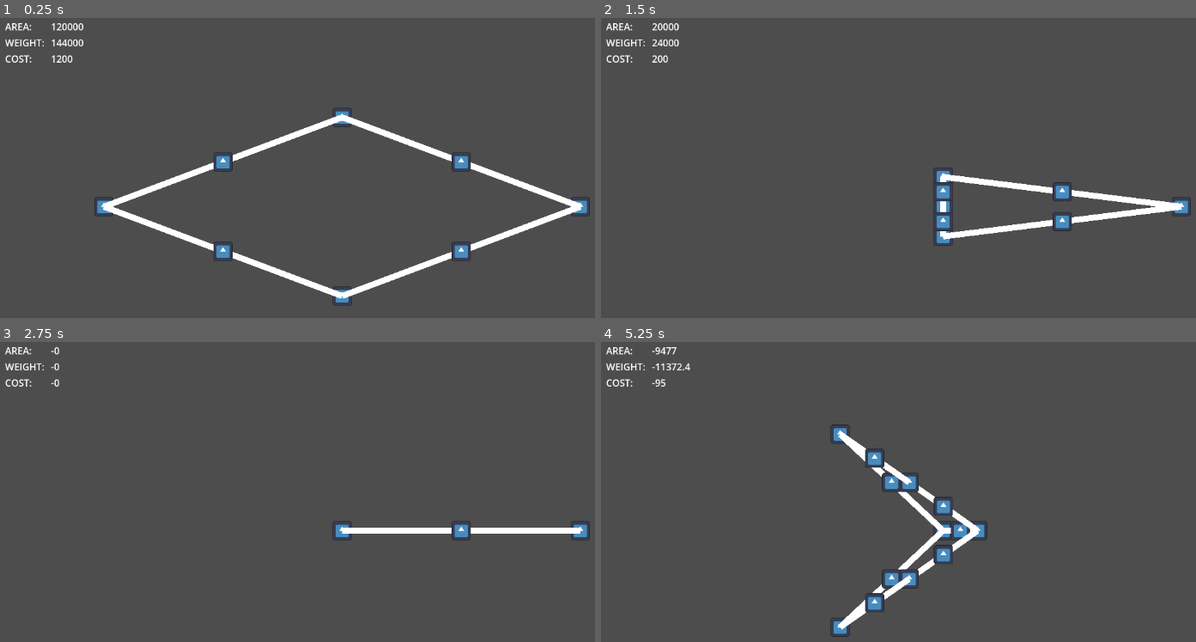
Above: before the commit, frames 1-4 (two rows, left to right).
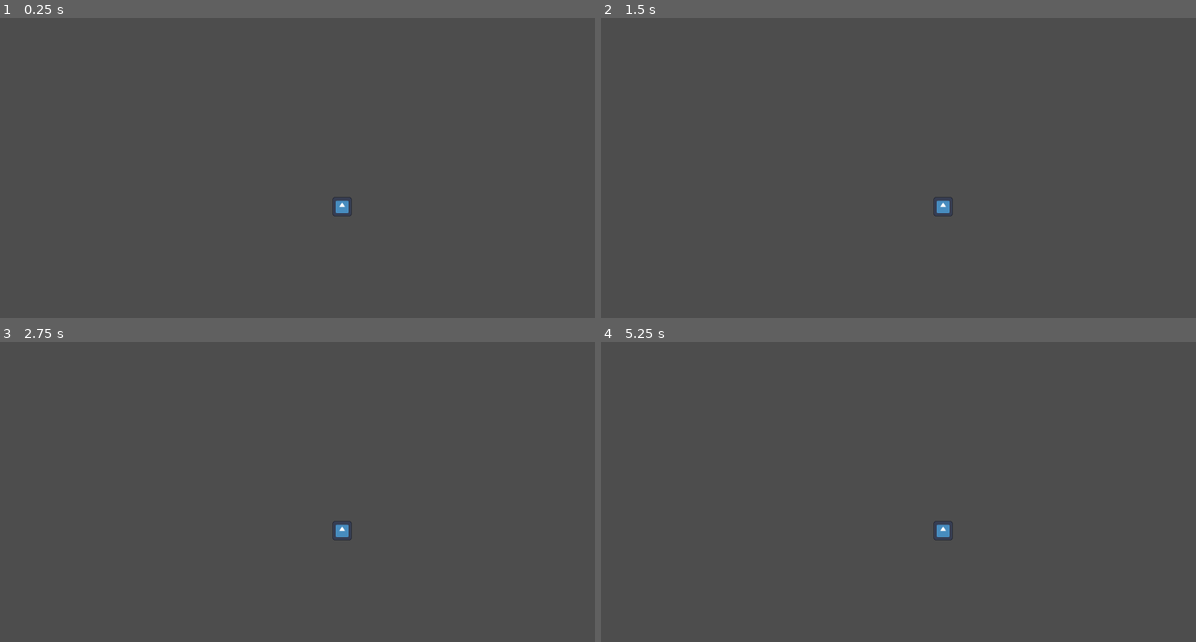
Above: after the commit, the same moments.

Repository: blondeman/vermin-voyage
Game: Godot game, scene res://scenes/main.tscn
Two runs of this game, one before a commit and one after it. Both use one fixed random seed, a clock stepped at 60 frames per second and the inputs below. The engine's default icon, where the game draws it, is replaced by a stand-in: a white triangle on a blue panel in a dark square.
Inputs (mouse positions are in pixels of both pictures, inside the frame that each line leads up to):
- Up to frame 1 (0.25 s): no input
- Up to frame 2 (1.5 s): tap Enter at 0.5 s; drag from (702, 207) to (946, 117) at 0.52 s; tap Space at 1.25 s; drag from (946, 117) to (946, 297) at 1.27 s
- Up to frame 3 (2.75 s): tap Enter at 2 s; move the mouse to (345, 531) at 2.02 s; right-click (345, 531) at 2.1 s; click (345, 531) at 2.17 s
- Up to frame 4 (5.25 s): tap Space at 2.75, 4.25 s; drag from (1184, 531) to (946, 531) at 2.77 s; tap Enter at 3.5 s; drag from (946, 531) to (975, 531) at 3.52 s; drag from (958, 531) to (839, 435) at 4.27 s; move the mouse to (910, 483) at 5.02 s; right-click (910, 483) at 5.1 s; click (910, 483) at 5.17 s

The runs differ from the first frame. In frame 1, 4.8% of the frame differs, in the area x 0-100%, y 1-96%; in frame 2, 2.7%; in frame 3, 1.2%; in frame 4, 3.1%.

Commit message:
moved some stuff and created generic entity

Diff:
--- /dev/null
+++ b/Vermin-Voyage/resources/PlayerController.tres
@@ -0,0 +1,6 @@
+[gd_resource type="Resource" script_class="PlayerController" load_steps=2 format=3 uid="uid://wl1d401l7ihx"]
+
+[ext_resource type="Script" path="res://scripts/PlayerController.gd" id="1_kpepj"]
+
+[resource]
+script = ExtResource("1_kpepj")
--- /dev/null
+++ b/Vermin-Voyage/scenes/Entity.tscn
@@ -0,0 +1,23 @@
+[gd_scene load_steps=6 format=3 uid="uid://c8asm3ksj5ikf"]
+
+[ext_resource type="Script" path="res://scripts/Entity.gd" id="1_0vuiv"]
+[ext_resource type="Texture2D" uid="uid://3h5nwrgtxkeh" path="res://icon.svg" id="2_hxwom"]
+[ext_resource type="Script" path="res://scripts/Controller.gd" id="2_y3hbo"]
+
+[sub_resource type="Resource" id="Resource_6ieqr"]
+script = ExtResource("2_y3hbo")
+
+[sub_resource type="CircleShape2D" id="CircleShape2D_074wo"]
+
+[node name="Entity" type="CharacterBody2D"]
+motion_mode = 1
+script = ExtResource("1_0vuiv")
+controller = SubResource("Resource_6ieqr")
+speed = 10.0
+
+[node name="CollisionShape2D" type="CollisionShape2D" parent="."]
+shape = SubResource("CircleShape2D_074wo")
+
+[node name="Sprite2D" type="Sprite2D" parent="."]
+scale = Vector2(0.25, 0.25)
+texture = ExtResource("2_hxwom")
--- /dev/null
+++ b/Vermin-Voyage/scenes/Player.tscn
@@ -0,0 +1,7 @@
+[gd_scene load_steps=3 format=3 uid="uid://b58o4rpoc6ght"]
+
+[ext_resource type="PackedScene" uid="uid://c8asm3ksj5ikf" path="res://scenes/Entity.tscn" id="1_f6301"]
+[ext_resource type="Resource" uid="uid://wl1d401l7ihx" path="res://resources/PlayerController.tres" id="2_31gho"]
+
+[node name="Player" instance=ExtResource("1_f6301")]
+controller = ExtResource("2_31gho")
--- a/Vermin-Voyage/scenes/Ship.tscn
+++ /dev/null
@@ -1,6 +0,0 @@
-[gd_scene load_steps=2 format=3 uid="uid://bsrwh1vkbdhdv"]
-
-[ext_resource type="Script" path="res://scripts/Ship.gd" id="1_l8530"]
-
-[node name="Ship" type="Node2D"]
-script = ExtResource("1_l8530")
--- /dev/null
+++ b/Vermin-Voyage/scenes/Ship/Ship.tscn
@@ -0,0 +1,6 @@
+[gd_scene load_steps=2 format=3]
+
+[ext_resource type="Script" path="res://scripts/Ship/Ship.gd" id="1_l8530"]
+
+[node name="Ship" type="Node2D"]
+script = ExtResource("1_l8530")
--- /dev/null
+++ b/Vermin-Voyage/scenes/Ship/ShipBuilder/ShipBuilder.tscn
@@ -0,0 +1,10 @@
+[gd_scene load_steps=3 format=3 uid="uid://rkdl6pfqjtyo"]
+
+[ext_resource type="Script" path="res://scripts/Ship/ShipBuilder/ShipBuilder.gd" id="1_ddpu6"]
+[ext_resource type="PackedScene" path="res://scenes/Ship/Ship.tscn" id="2_w4ryu"]
+
+[node name="ShipBuilder" type="Node2D" node_paths=PackedStringArray("ship")]
+script = ExtResource("1_ddpu6")
+ship = NodePath("Ship")
+
+[node name="Ship" parent="." instance=ExtResource("2_w4ryu")]
--- a/Vermin-Voyage/scenes/ShipBuilderUI.tscn
+++ b/Vermin-Voyage/scenes/Ship/ShipBuilder/ShipBuilderUI.tscn
@@ -1,6 +1,6 @@
-[gd_scene load_steps=2 format=3 uid="uid://cx3qbgysalr2e"]
+[gd_scene load_steps=2 format=3]
 
-[ext_resource type="Script" path="res://scripts/ShipBuilder/ShipBuilderUI.gd" id="1_os1ba"]
+[ext_resource type="Script" path="res://scripts/Ship/ShipBuilder/ShipBuilderUI.gd" id="1_os1ba"]
 
 [node name="ShipBuilderUI" type="CanvasLayer"]
 script = ExtResource("1_os1ba")
--- a/Vermin-Voyage/scenes/ShipLine.tscn
+++ b/Vermin-Voyage/scenes/Ship/ShipLine.tscn
@@ -1,6 +1,6 @@
-[gd_scene load_steps=4 format=3 uid="uid://c3kyrici0uu2m"]
+[gd_scene load_steps=4 format=3]
 
-[ext_resource type="Script" path="res://scripts/ShipLine.gd" id="1_x6ldo"]
+[ext_resource type="Script" path="res://scripts/Ship/ShipLine.gd" id="1_x6ldo"]
 [ext_resource type="Texture2D" uid="uid://3h5nwrgtxkeh" path="res://icon.svg" id="2_7fpb4"]
 
 [sub_resource type="CircleShape2D" id="CircleShape2D_7d683"]
--- a/Vermin-Voyage/scenes/ShipNode.tscn
+++ b/Vermin-Voyage/scenes/Ship/ShipNode.tscn
@@ -1,6 +1,6 @@
-[gd_scene load_steps=4 format=3 uid="uid://c2tc2akya051h"]
+[gd_scene load_steps=4 format=3]
 
-[ext_resource type="Script" path="res://scripts/ShipNode.gd" id="1_ve4xb"]
+[ext_resource type="Script" path="res://scripts/Ship/ShipNode.gd" id="1_ve4xb"]
 [ext_resource type="Texture2D" uid="uid://3h5nwrgtxkeh" path="res://icon.svg" id="2_lbbgh"]
 
 [sub_resource type="CircleShape2D" id="CircleShape2D_uyrue"]
--- /dev/null
+++ b/Vermin-Voyage/scenes/Ship/shipbuildertest.tscn
@@ -0,0 +1,17 @@
+[gd_scene load_steps=5 format=3 uid="uid://jnnmqmg06gn7"]
+
+[ext_resource type="PackedScene" uid="uid://rkdl6pfqjtyo" path="res://scenes/Ship/ShipBuilder/ShipBuilder.tscn" id="1_nux3i"]
+[ext_resource type="PackedScene" path="res://scenes/Ship/Ship.tscn" id="2_6wu5x"]
+[ext_resource type="PackedScene" uid="uid://db1f1ali2k0x6" path="res://scenes/Camera.tscn" id="3_sv0h3"]
+[ext_resource type="PackedScene" path="res://scenes/Ship/ShipBuilder/ShipBuilderUI.tscn" id="4_dgo8e"]
+
+[node name="Node2D" type="Node2D"]
+
+[node name="ShipBuilder" parent="." node_paths=PackedStringArray("ui") instance=ExtResource("1_nux3i")]
+ui = NodePath("../CanvasLayer")
+
+[node name="Ship" parent="ShipBuilder" instance=ExtResource("2_6wu5x")]
+
+[node name="Camera" parent="." instance=ExtResource("3_sv0h3")]
+
+[node name="CanvasLayer" parent="." instance=ExtResource("4_dgo8e")]
--- a/Vermin-Voyage/scenes/ShipBuilder.tscn
+++ /dev/null
@@ -1,6 +0,0 @@
-[gd_scene load_steps=2 format=3 uid="uid://b344rucchie11"]
-
-[ext_resource type="Script" path="res://scripts/ShipBuilder/ShipBuilder.gd" id="1_ddpu6"]
-
-[node name="ShipBuilder" type="Node2D"]
-script = ExtResource("1_ddpu6")
--- a/Vermin-Voyage/scenes/main.tscn
+++ b/Vermin-Voyage/scenes/main.tscn
@@ -1,18 +1,10 @@
-[gd_scene load_steps=5 format=3 uid="uid://0iaipsrkeoas"]
+[gd_scene load_steps=3 format=3 uid="uid://bibqw1xj6354c"]
 
-[ext_resource type="PackedScene" uid="uid://bsrwh1vkbdhdv" path="res://scenes/Ship.tscn" id="1_anyux"]
-[ext_resource type="PackedScene" uid="uid://bu2nrjghd0kb" path="res://scenes/ShipBuilder.tscn" id="1_pirtx"]
-[ext_resource type="PackedScene" path="res://scenes/Camera.tscn" id="3_qxyon"]
-[ext_resource type="PackedScene" path="res://scenes/ShipBuilderUI.tscn" id="4_nlere"]
+[ext_resource type="PackedScene" uid="uid://b58o4rpoc6ght" path="res://scenes/Player.tscn" id="2_4d7rj"]
+[ext_resource type="PackedScene" uid="uid://db1f1ali2k0x6" path="res://scenes/Camera.tscn" id="3_qxyon"]
 
-[node name="Node2D" type="Node2D"]
-
-[node name="ShipBuilder" parent="." node_paths=PackedStringArray("ship", "ui") instance=ExtResource("1_pirtx")]
-ship = NodePath("Ship")
-ui = NodePath("../CanvasLayer")
-
-[node name="Ship" parent="ShipBuilder" instance=ExtResource("1_anyux")]
+[node name="main" type="Node2D"]
 
 [node name="Camera" parent="." instance=ExtResource("3_qxyon")]
 
-[node name="CanvasLayer" parent="." instance=ExtResource("4_nlere")]
+[node name="Player" parent="." instance=ExtResource("2_4d7rj")]
--- /dev/null
+++ b/Vermin-Voyage/scripts/Controller.gd
@@ -0,0 +1,8 @@
+extends Resource
+class_name Controller
+
+var direction : Vector2 :
+	get = GetDirection
+
+func GetDirection() -> Vector2:
+	return Vector2.ZERO
--- /dev/null
+++ b/Vermin-Voyage/scripts/Entity.gd
@@ -0,0 +1,10 @@
+extends CharacterBody2D
+class_name Entity
+
+@export var controller: Controller
+@export var speed: float
+
+func _physics_process(delta):
+	# simplified for example
+	velocity = controller.direction * speed
+	move_and_slide()
--- /dev/null
+++ b/Vermin-Voyage/scripts/PlayerController.gd
@@ -0,0 +1,5 @@
+extends Controller
+class_name PlayerController
+
+func GetDirection() -> Vector2:
+	return Vector2.ZERO
--- a/Vermin-Voyage/scripts/Ship.gd
+++ b/Vermin-Voyage/scripts/Ship/Ship.gd
@@ -1,8 +1,8 @@
 extends Node2D
 class_name Ship
 
-var shipNodeScene = preload("res://scenes/ShipNode.tscn")
-var shipLineScene = preload("res://scenes/ShipLine.tscn")
+var shipNodeScene = preload("res://scenes/Ship/ShipNode.tscn")
+var shipLineScene = preload("res://scenes/Ship/ShipLine.tscn")
 
 var nodes: Array = []
 var lines: Array = []
Renamed: Vermin-Voyage/scripts/ShipBuilder/ShipBuilder.gd -> Vermin-Voyage/scripts/Ship/ShipBuilder/ShipBuilder.gd
Renamed: Vermin-Voyage/scripts/ShipBuilder/ShipBuilderControl.gd -> Vermin-Voyage/scripts/Ship/ShipBuilder/ShipBuilderControl.gd
Renamed: Vermin-Voyage/scripts/ShipBuilder/ShipBuilderDrag.gd -> Vermin-Voyage/scripts/Ship/ShipBuilder/ShipBuilderDrag.gd
Renamed: Vermin-Voyage/scripts/ShipBuilder/ShipBuilderUI.gd -> Vermin-Voyage/scripts/Ship/ShipBuilder/ShipBuilderUI.gd
Renamed: Vermin-Voyage/scripts/ShipBuilder/ShipLoader.gd -> Vermin-Voyage/scripts/Ship/ShipBuilder/ShipLoader.gd
Renamed: Vermin-Voyage/scripts/ShipBuilder/ShipValidator.gd -> Vermin-Voyage/scripts/Ship/ShipBuilder/ShipValidator.gd
Renamed: Vermin-Voyage/scripts/ShipCalculator.gd -> Vermin-Voyage/scripts/Ship/ShipCalculator.gd
Renamed: Vermin-Voyage/scripts/ShipLine.gd -> Vermin-Voyage/scripts/Ship/ShipLine.gd
Renamed: Vermin-Voyage/scripts/ShipNode.gd -> Vermin-Voyage/scripts/Ship/ShipNode.gd
